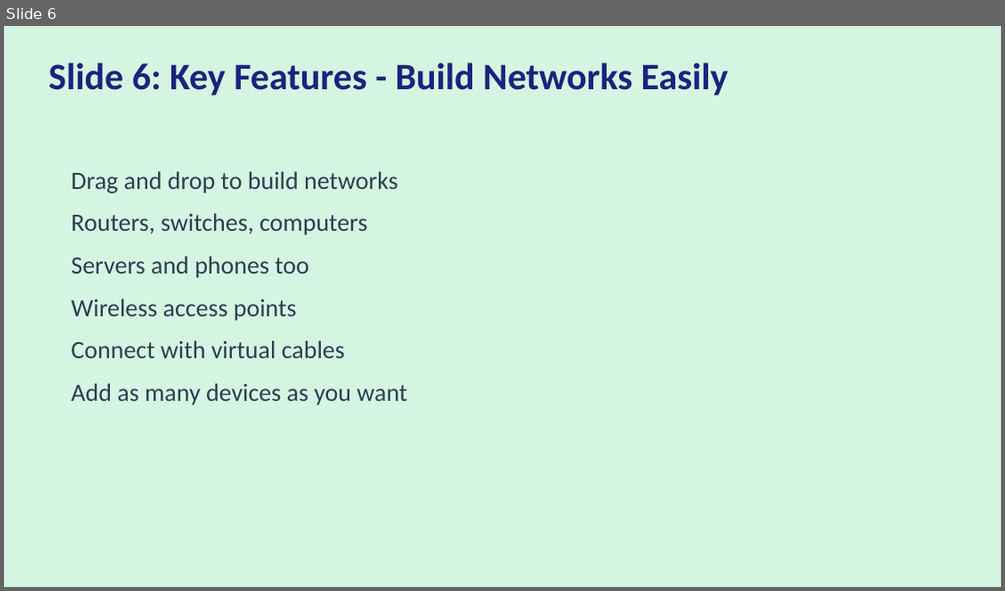
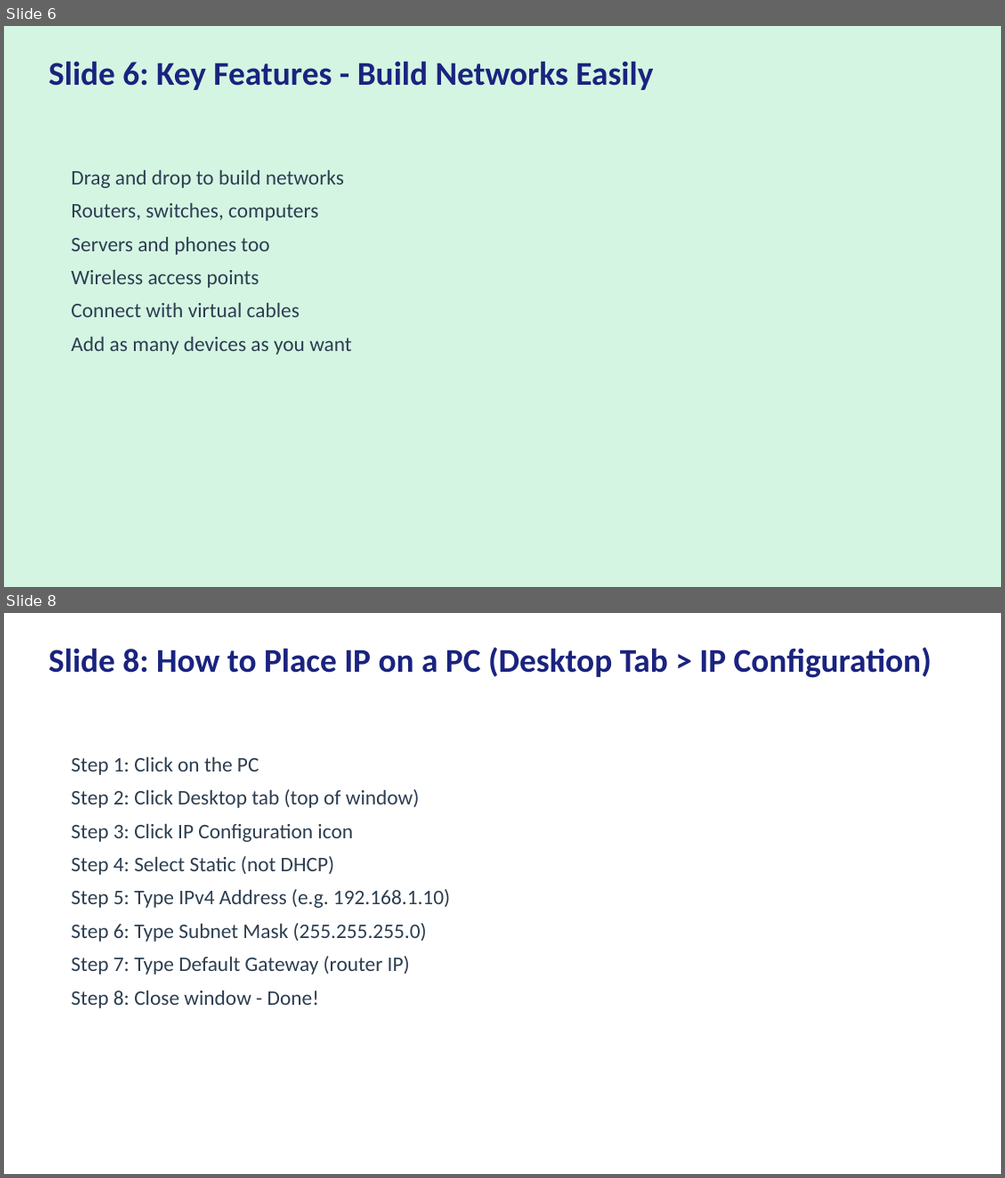
Before and after one commit to lavagunzspray520/Cisco-Packet-Tracer-Project-VIdeo2, a slide deck: webinar/Cisco_Packet_Tracer_Presentation.pptx. Shown one above the other, each under a label of ours: slide 6 before the commit, slides 6 and 8 after it; the slides between them are not shown. The pictures are 1005x591 and 1005x1178 pixels, drawn with LibreOffice and Linux fonts; fonts in the diff are those of the drawing. Boxes give left, top, right and bottom in pixels: in the first picture for what was removed or moved away, otherwise in the second. Text is boxed around its words. In the diff, an @@ line names an element or a change of style, - is before the commit and + after.

Commit message:
feat: expand to 60 slides with detailed IP placement and Add Simple PDU testing
Key changes:
- Expanded from 40 to 60 slides
- All IP configuration uses GUI only (Desktop/Config tabs)
- NO terminal, NO CLI, NO Command Prompt for any operation
- All connectivity testing uses Add Simple PDU (mailbox/envelope icon)
- 6 Philippine scenarios with full step-by-step IP placement:
  1. Manila School Lab (4 PCs + Router + Switch)
  2. Barangay Health Center (3 PCs + Printer)
  3. Sari-Sari Store POS (Wired + Wireless)
  4. Cebu University (TWO networks + inter-network routing)
  5. Davao Government Office (Public + Private zones)
  6. Pisonet Internet Cafe (6 PCs + Server)
- Each scenario includes: overview, IP plan table, device placement,
  router/PC/server configuration steps, PDU testing, troubleshooting
- Common mistakes section with troubleshooting checklist

```diff
--- a/webinar/Cisco_Packet_Tracer_Presentation.pptx
+++ b/webinar/Cisco_Packet_Tracer_Presentation.pptx
@@ slide 8 added at (4, 613, 1001, 1174), background #FFFFFF @@
@@ text added at (48, 647, 931, 678), 32 pt, text #1A237E, bold @@
+Slide 8: How to Place IP on a PC (Desktop Tab > IP Configuration)
@@ text added at (71, 756, 450, 1008), 20 pt, text #2C3E50 @@
+Step 1: Click on the PC
+Step 2: Click Desktop tab (top of window)
+Step 3: Click IP Configuration icon
+Step 4: Select Static (not DHCP)
+Step 5: Type IPv4 Address (e.g. 192.168.1.10)
+Step 6: Type Subnet Mask (255.255.255.0)
+Step 7: Type Default Gateway (router IP)
+Step 8: Close window - Done!
@@ slide 6 changed as well @@
@@ text "Slide 6: Key Features - ..." at (48, 61, 653, 90): size 36 to 32 pt @@
@@ text "Drag and drop to build ..." at (71, 170, 351, 354): size 24 to 20 pt; less space between paragraphs @@
```
Also in this commit, not shown: 9 other slides changed, 49 other slides added, 30 slides removed, 2 other files.
